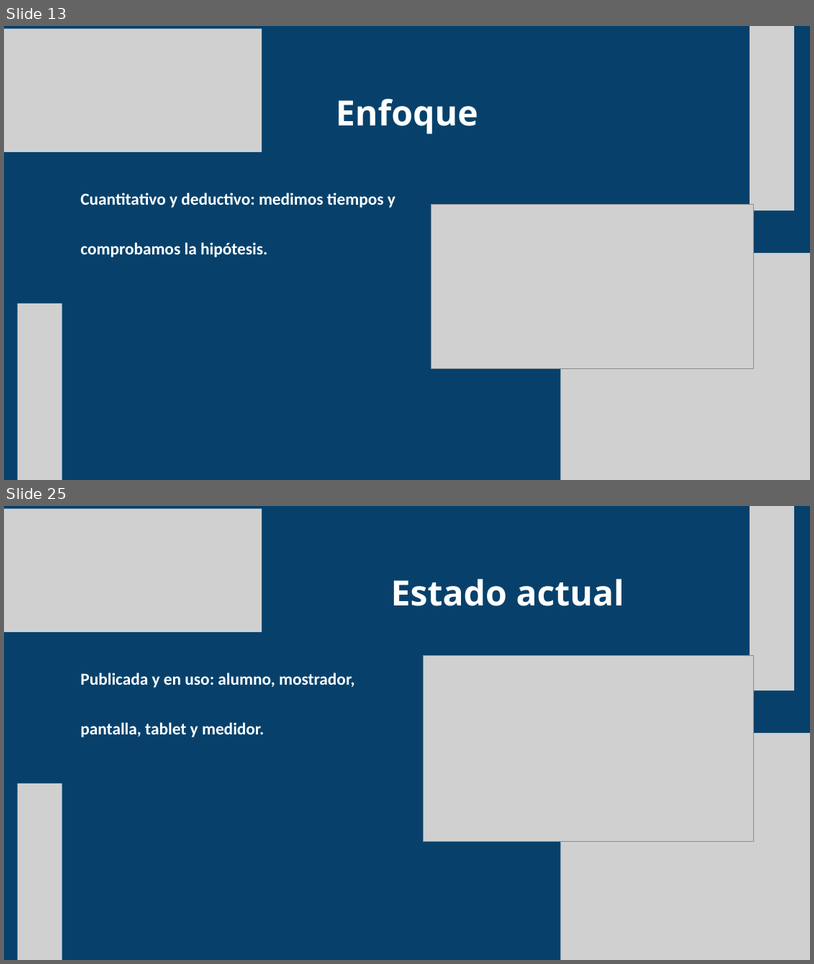
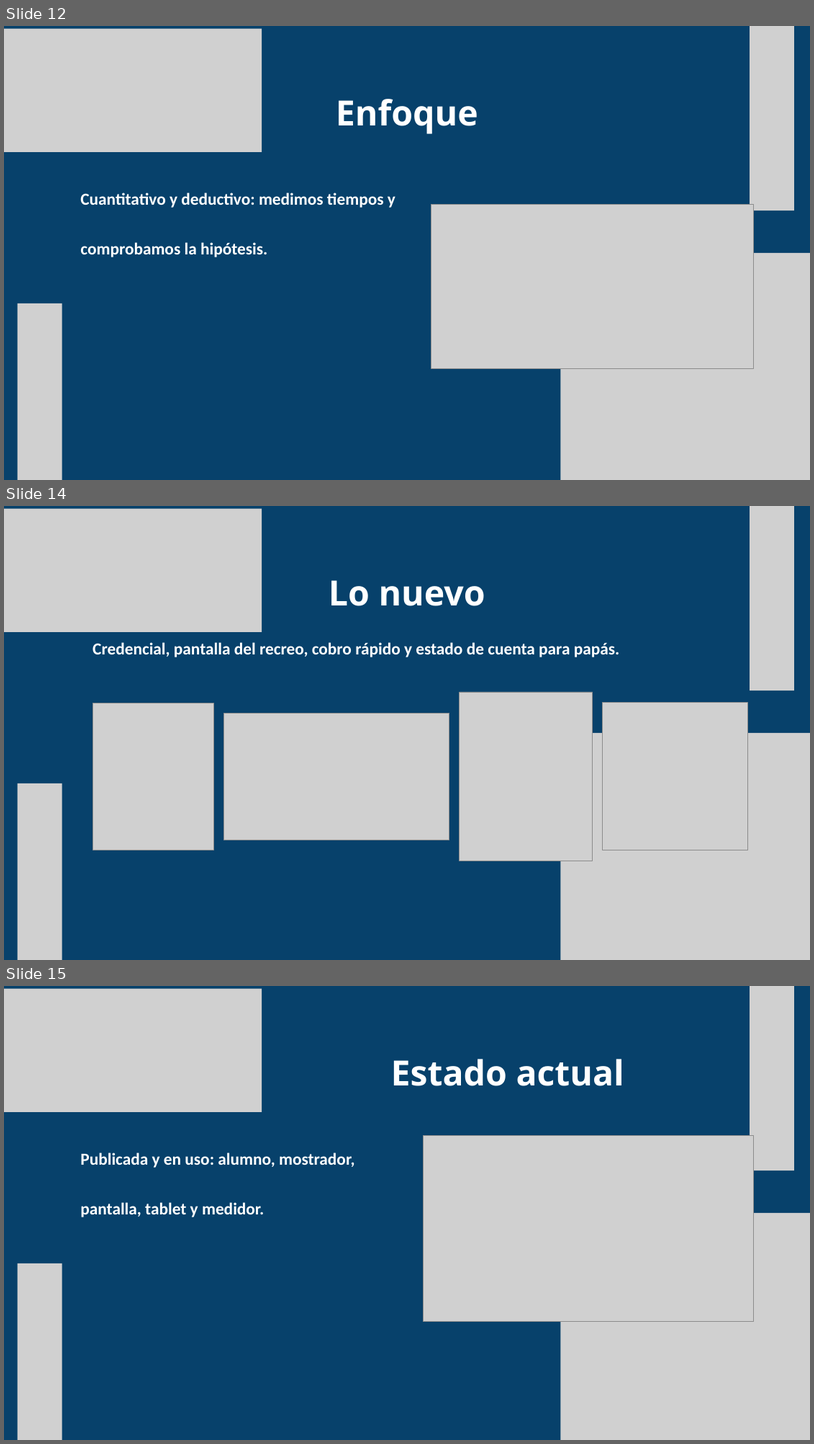
Before and after one commit to ejercitopalomazi9111-arch/mazi-central, a slide deck: fadori/presentacion/Fadori-STEAM.pptx. Shown one above the other, each under a label of ours: slides 13 and 25 before the commit, slides 12, 14 and 15 after it; the slides between them are not shown. The pictures are 814x964 and 814x1444 pixels, drawn with LibreOffice and Linux fonts; fonts in the diff are those of the drawing; grey boxes stand for pictures. Boxes give left, top, right and bottom in pixels: in the first picture for what was removed or moved away, otherwise in the second. Text is boxed around its words. In the diff, an @@ line names an element or a change of style, - is before the commit and + after.

```diff
--- a/fadori/presentacion/Fadori-STEAM.pptx
+++ b/fadori/presentacion/Fadori-STEAM.pptx
@@ slide 14 added at [4, 506, 810, 960], background #07416B @@
@@ picture added at [4, 509, 262, 632] @@
@@ picture added at [750, 506, 795, 690] @@
@@ text added at [329, 580, 486, 606], 62 pt, text #FFFFFF, bold @@
+Lo nuevo
@@ text added at [93, 642, 620, 657], 30 pt, text #FFFFFF, bold @@
+Credencial, pantalla del recreo, cobro rápido y estado de cuenta para papás.
@@ picture added at [460, 692, 593, 860] @@
@@ picture added at [93, 703, 214, 849] @@
@@ picture added at [224, 713, 450, 839] @@
@@ picture added at [603, 703, 748, 850] @@
@@ picture added at [561, 733, 810, 959] @@
@@ picture added at [17, 783, 62, 960] @@
@@ what was slide 13 is now slide 12 @@
@@ what was slide 25 is now slide 15 @@
```
Also in this commit, not shown: 1 other slide added, 12 slides removed, 2 other files.
